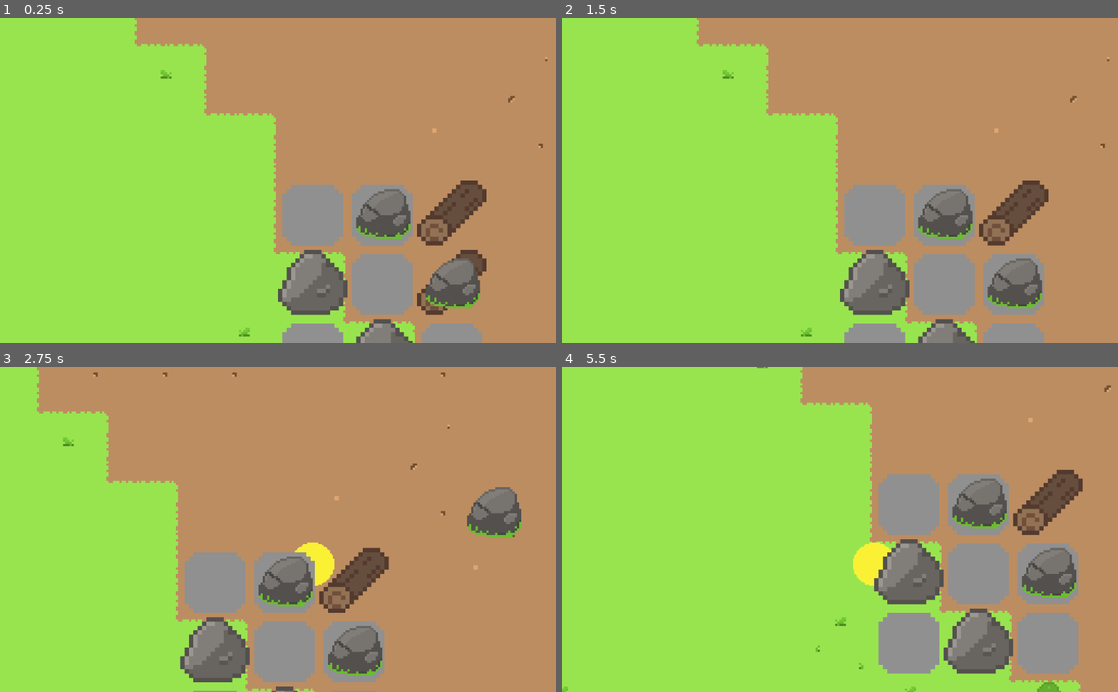
Above: before the commit, frames 1-4 (two rows, left to right).
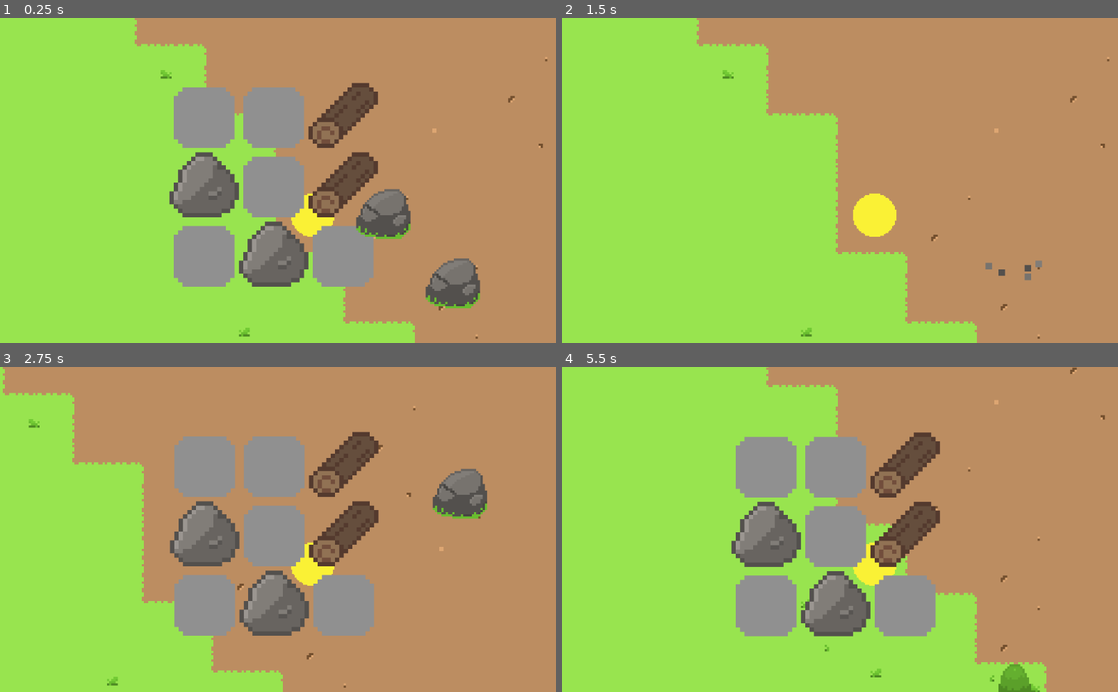
Above: after the commit, the same moments.

Repository: SkyMudder/Game
Game: Godot game, scene res://Main.tscn
The game is run twice, just before and just after one commit, with the same random seed, the same clock (stepped at 60 frames per second) and the same inputs.
Inputs (mouse positions are in pixels of both pictures, inside the frame that each line leads up to):
- Up to frame 1 (0.25 s): no input
- Up to frame 2 (1.5 s): tap Enter at 0.5 s; drag from (945, 216) to (573, 24) at 0.52 s; tap Space at 1.25 s; drag from (1012, 284) to (578, 34) at 1.27 s
- Up to frame 3 (2.75 s): move the mouse to (333, 458) at 2.02 s; hold Right (ui_right) from 2.03 s (still down); hold Tab (ui_focus_next) from 2.03 s (still down)
- Up to frame 4 (5.5 s): release Right (ui_right) at 2.75 s; release Tab (ui_focus_next) at 2.75 s; drag from (1051, 513) to (845, 581) at 2.77 s; tap Enter at 3.5 s; move the mouse to (1006, 578) at 3.52 s; hold Left (ui_left) 3.53-4.25 s; hold Tab (ui_focus_next) 3.53-4.25 s; drag from (673, 480) to (1029, 653) at 4.27 s; tap Space at 5 s; move the mouse to (867, 529) at 5.02 s; hold Down (ui_down) from 5.03 s (still down); hold Tab (ui_focus_next) from 5.03 s (still down); click (867, 529) at 5.17 s

The runs differ from the first frame. In frame 1, 22% of the frame differs, in the area x 30-88%, y 19-100%; in frame 2, 13%; in frame 3, 28%; in frame 4, 32%, in the area x 0-99%, y 0-100%.

Commit message:
Inventory can now be opened with <TAB>

Diff:
--- a/Inventory/InventorySlotDisplay.gd
+++ b/Inventory/InventorySlotDisplay.gd
@@ -29,7 +29,6 @@
 
 func drop_data(_position, data):
 	var itemIndex = get_index()
-	var item = inventory.items[itemIndex]
 	inventory.swap(itemIndex, data.itemIndex)
 	print(itemIndex)
 	inventory.set(data.item, itemIndex)
--- a/Items/Item.gd
+++ b/Items/Item.gd
@@ -5,5 +5,5 @@
 export(Texture) var texture
 export(int) var amount
 
-func setItemAmount(amount):
-	self.amount += amount
+func setItemAmount(itemAmount):
+	amount += itemAmount
--- a/Scripts/GameManager.gd
+++ b/Scripts/GameManager.gd
@@ -4,12 +4,22 @@
 onready var player = get_node("KinematicBody2D")	# Player
 onready var tileMapGrass = get_node("Grass")		# Grass TileMap
 onready var mousePointer = preload("res://Sprites/MousePointer.png")	#Mouse Pointer Texture
+onready var inventory = get_node("InventoryContainer")
 
 var root = WorldVariables.getRoot()	# World root
 
 """Changes the how the Mouse Pointer looks"""
 func _ready():
 	Input.set_custom_mouse_cursor(mousePointer)
+
+func _process(_delta):
+	inventory.set_global_position(player.global_position - Vector2(50, 45))
+
+func _input(_event):
+	if Input.is_action_pressed("ui_focus_next"):
+		inventory.show()
+	else:
+		inventory.hide()
 
 """Gets called every time the Player moves"""
 func _on_KinematicBody2D_on_player_moved():
